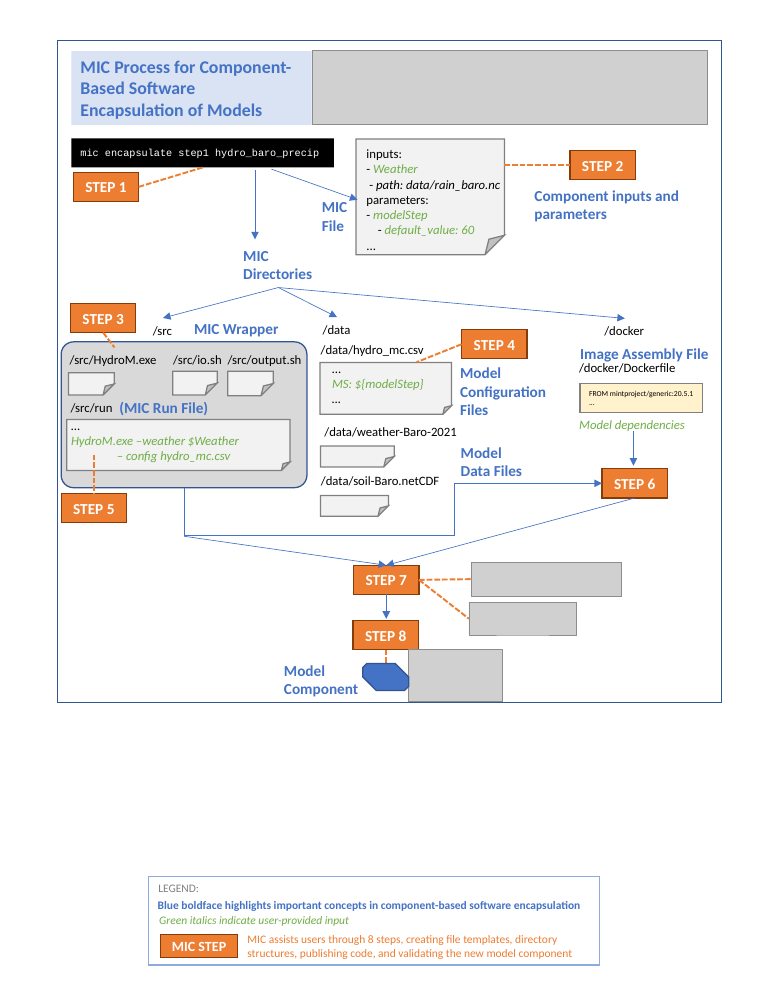
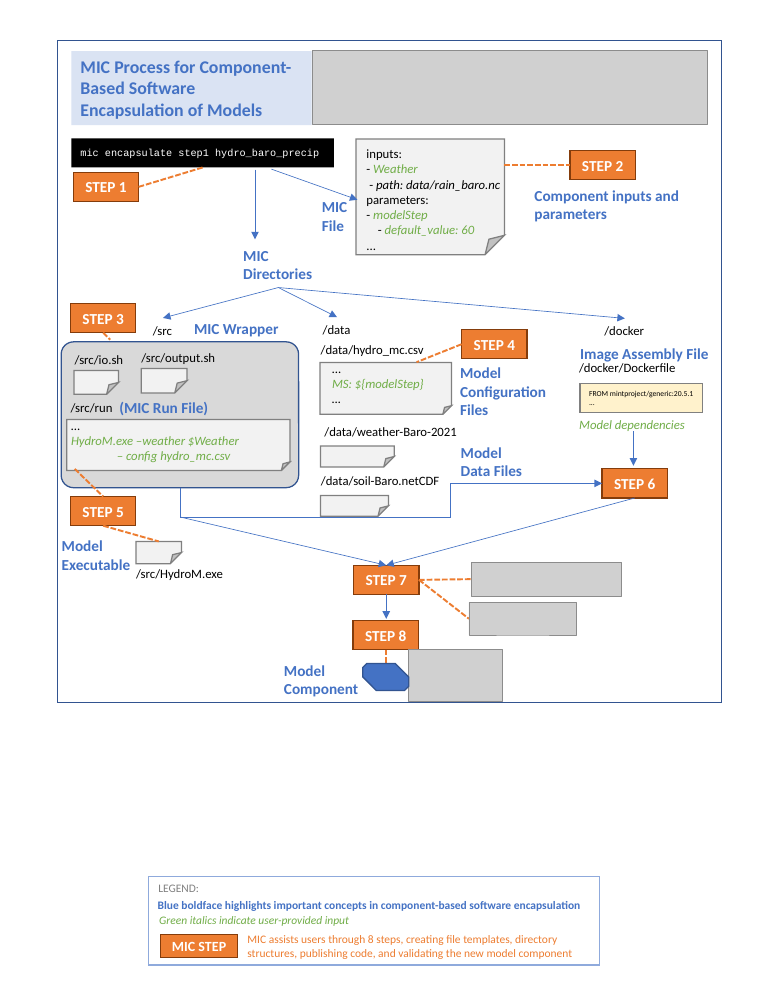
Before and after one commit to mintproject/mic, a slide deck: slide 2 of docs/model_configuration/figures/MIC-Figure-v1.pptx. Drawn at 779x1008 pixels with LibreOffice and Linux fonts; fonts in the diff are those of the drawing; grey boxes stand for pictures. Boxes give left, top, right and bottom in pixels: in the first picture for what was removed or moved away, otherwise in the second. Text is boxed around its words. In the diff, an @@ line names an element or a change of style, - is before the commit and + after.

```diff
--- a/docs/model_configuration/figures/MIC-Figure-v1.pptx
+++ b/docs/model_configuration/figures/MIC-Figure-v1.pptx
@@ rounded rectangle: place and size @@
-rounded rectangle at (61, 342, 307, 488)
+rounded rectangle at (61, 342, 299, 488)
@@ text "/src/io.sh": place and size @@
-text "/src/io.sh" at (173, 355, 222, 365)
+text "/src/io.sh" at (75, 355, 124, 365)
@@ line moved from (104, 333) - (115, 347) to (104, 333) - (110, 340) @@
@@ text "/src/output.sh": place and size @@
-text "/src/output.sh" at (228, 355, 302, 366)
+text "/src/output.sh" at (141, 353, 215, 364)
@@ folded corner: place and size @@
-folded corner at (172, 371, 217, 395)
+folded corner at (74, 370, 119, 394)
@@ folded corner: place and size @@
-folded corner at (227, 371, 273, 396)
+folded corner at (141, 368, 187, 393)
@@ line moved from (93, 455) - (93, 493) to (75, 469) - (104, 497) @@
@@ rectangle "STEP 5": place and size @@
-rectangle "STEP 5" at (61, 493, 126, 522)
+rectangle "STEP 5" at (71, 497, 136, 526)
@@ elbow arrow moved from (184, 488) - (602, 484) to (180, 488) - (602, 484) @@
@@ line added from (104, 526) to (159, 542), #ED7D31 1.5 pt dashed @@
@@ arrow moved from (184, 536) - (386, 565) to (181, 517) - (386, 565) @@
@@ text added at (62, 540, 131, 570), 12 pt, text #4472C4, bold @@
+Model
+Executable
@@ text "/src/HydroM.exe": place and size @@
-text "/src/HydroM.exe" at (70, 355, 157, 366)
+text "/src/HydroM.exe" at (136, 569, 223, 580)
@@ folded corner: place and size @@
-folded corner at (69, 373, 115, 395)
+folded corner at (136, 542, 181, 564)
```
Also in this commit, not shown: 14 other files.
